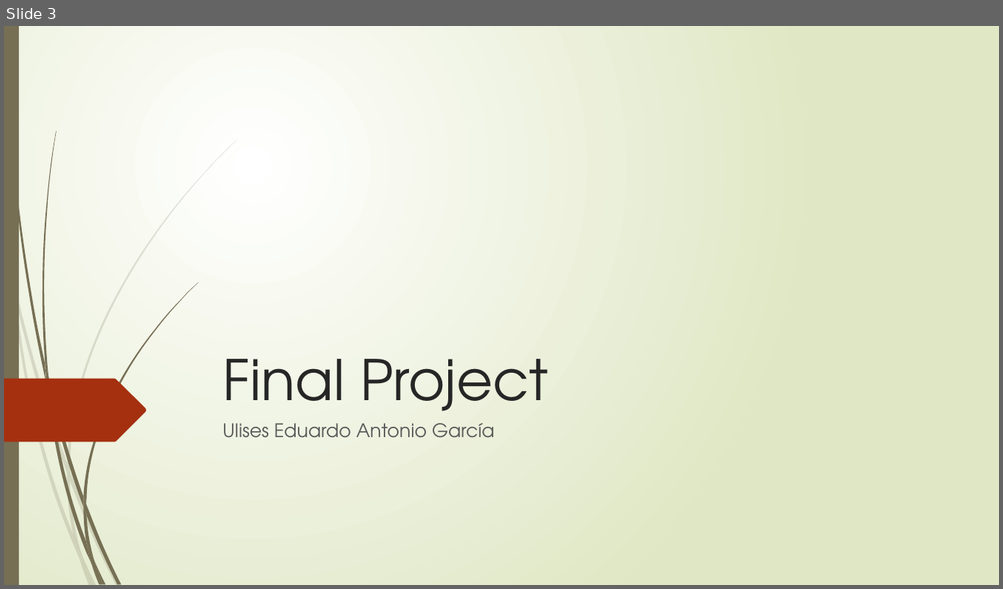
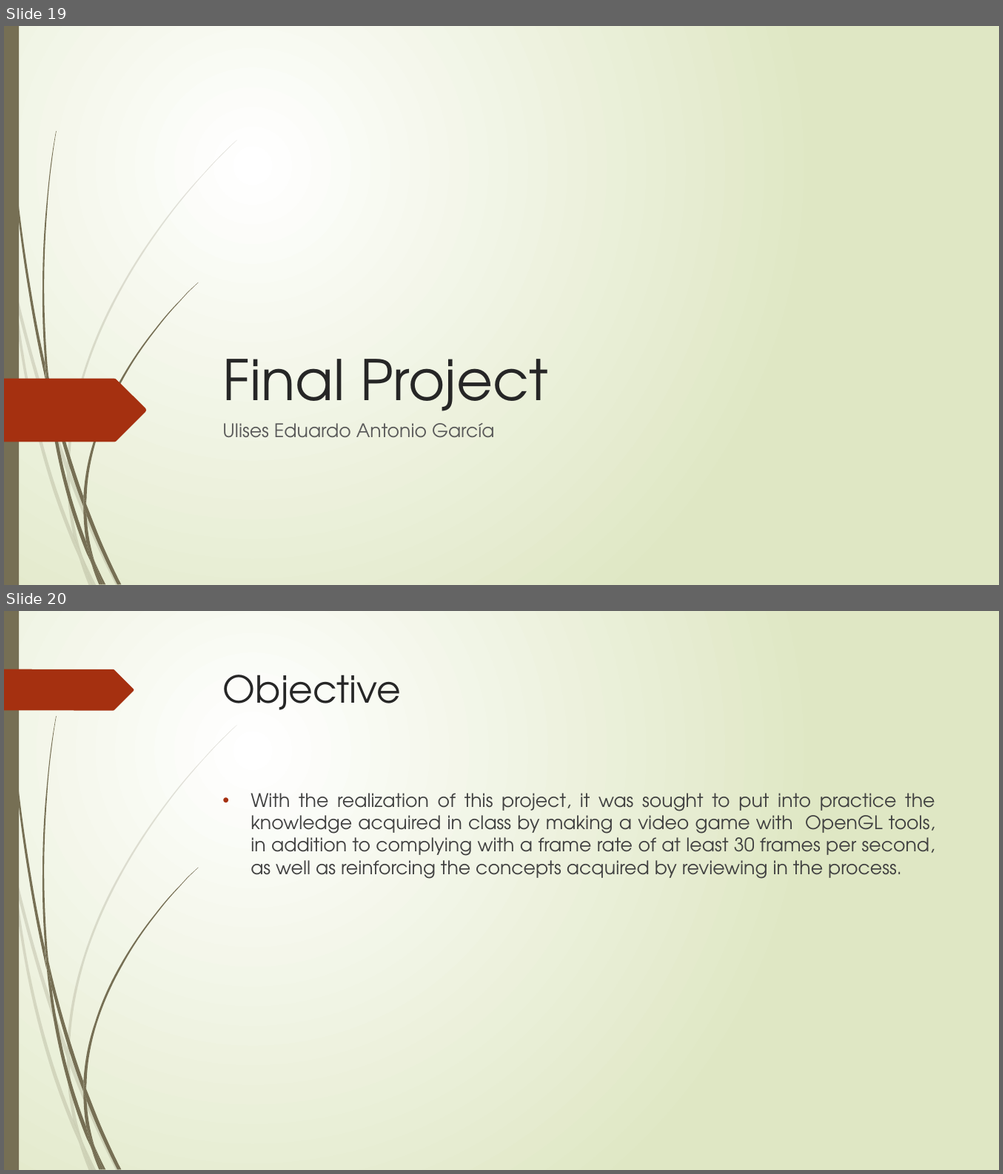
Before and after one commit to gitloot/ComputacionGraficaAvanzada, a slide deck: DocumentacionProyecto/PresentacionES_EN.pptx. Shown one above the other, each under a label of ours: slide 3 before the commit, slides 19 and 20 after it. The pictures are 1003x589 and 1003x1174 pixels, drawn with LibreOffice and Linux fonts; fonts in the diff are those of the drawing. Boxes give left, top, right and bottom in pixels: in the first picture for what was removed or moved away, otherwise in the second. Text is boxed around its words. In the diff, an @@ line names an element or a change of style, - is before the commit and + after.

```diff
--- a/DocumentacionProyecto/PresentacionES_EN.pptx
+++ b/DocumentacionProyecto/PresentacionES_EN.pptx
@@ slide 20 added at <box>4,611,999,1170</box>, background gradient #FFFFFF to #DFE8C4; not listed: 23 template elements that a slide beside it also shows @@
@@ freeform shape added at <box>4,669,134,710</box>, fill #A53010 @@
@@ title added at <box>223,675,401,710</box>, 36 pt, text #262626 @@
+Objective
@@ text added at <box>250,793,935,879</box>, 18 pt, text #404040 @@
+• With the realization of this project, it was sought to put into practice the knowledge acquired in class by making a video game with OpenGL tools, in addition to complying with a frame rate of at least 30 frames per second, as well as reinforcing the concepts acquired by reviewing in the process.
@@ what was slide 3 is now slide 19 @@
```
Also in this commit, not shown: 33 other slides added, 1 slide removed, 1 other file.
